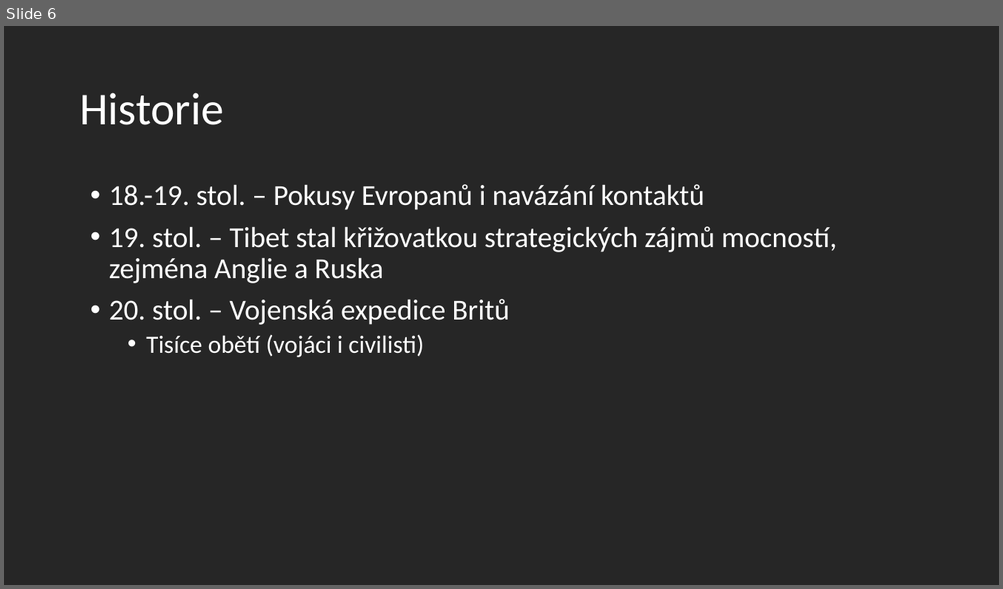
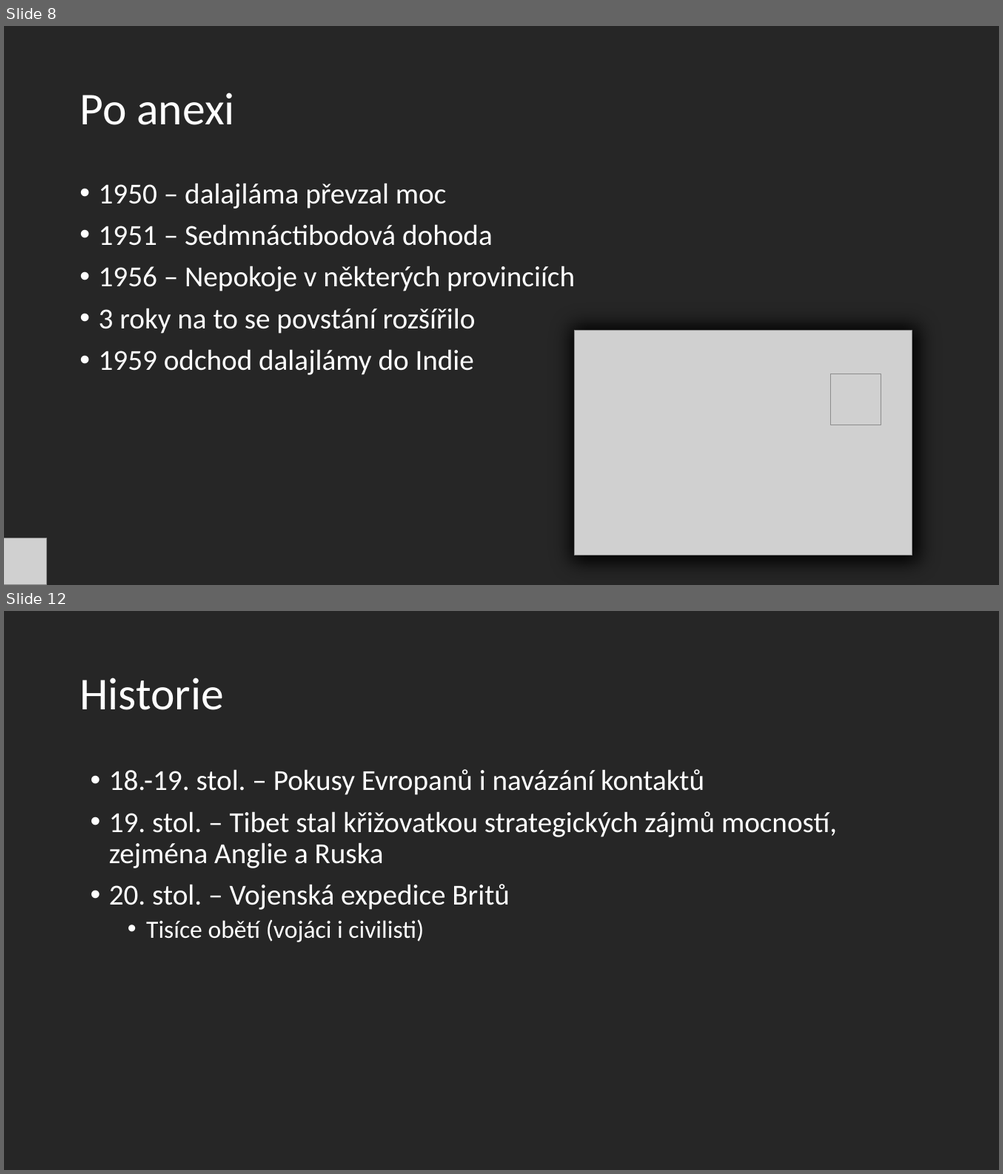
Before and after one commit to kchulka/kchulka.github.io, a slide deck: Tibet.pptx. Shown one above the other, each under a label of ours: slide 6 before the commit, slides 8 and 12 after it; the slides between them are not shown. The pictures are 1003x589 and 1003x1174 pixels, drawn with LibreOffice and Linux fonts; fonts in the diff are those of the drawing; grey boxes stand for pictures. Boxes give left, top, right and bottom in pixels: in the first picture for what was removed or moved away, otherwise in the second. Text is boxed around its words. In the diff, an @@ line names an element or a change of style, - is before the commit and + after.

```diff
--- a/Tibet.pptx
+++ b/Tibet.pptx
@@ slide 8 added at (4, 26, 999, 585), background #262626 @@
@@ title added at (79, 93, 234, 125), 44 pt, text #FFFFFF @@
+Po anexi
@@ text added at (99, 183, 575, 375), 28 pt, text #FFFFFF @@
+• 1950 – dalajláma převzal moc
+• 1951 – Sedmnáctibodová dohoda
+• 1956 – Nepokoje v některých provinciích
+• 3 roky na to se povstání rozšířilo
+• 1959 odchod dalajlámy do Indie
@@ rectangle added at (540, 295, 950, 585), fill #000000, outline #000000 1 pt @@
@@ picture added at (574, 330, 912, 556) @@
@@ picture added at (830, 374, 881, 425) @@
@@ picture added at (4, 539, 46, 585) @@
@@ what was slide 6 is now slide 12 @@
```
Also in this commit, not shown: 9 slides changed, 1 slide removed, 1 other file.
